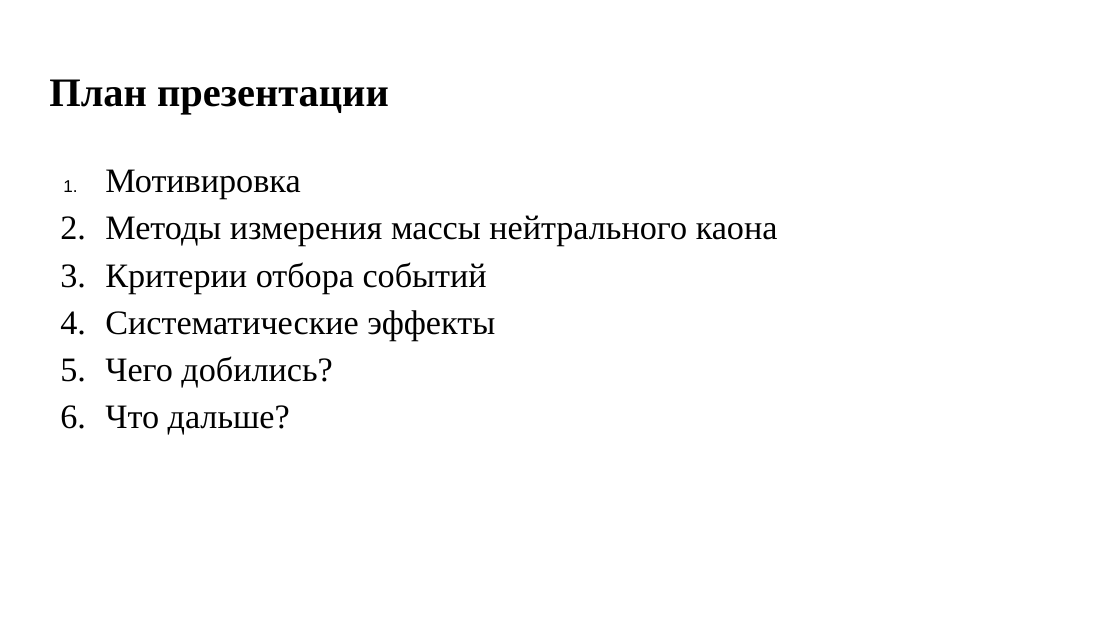
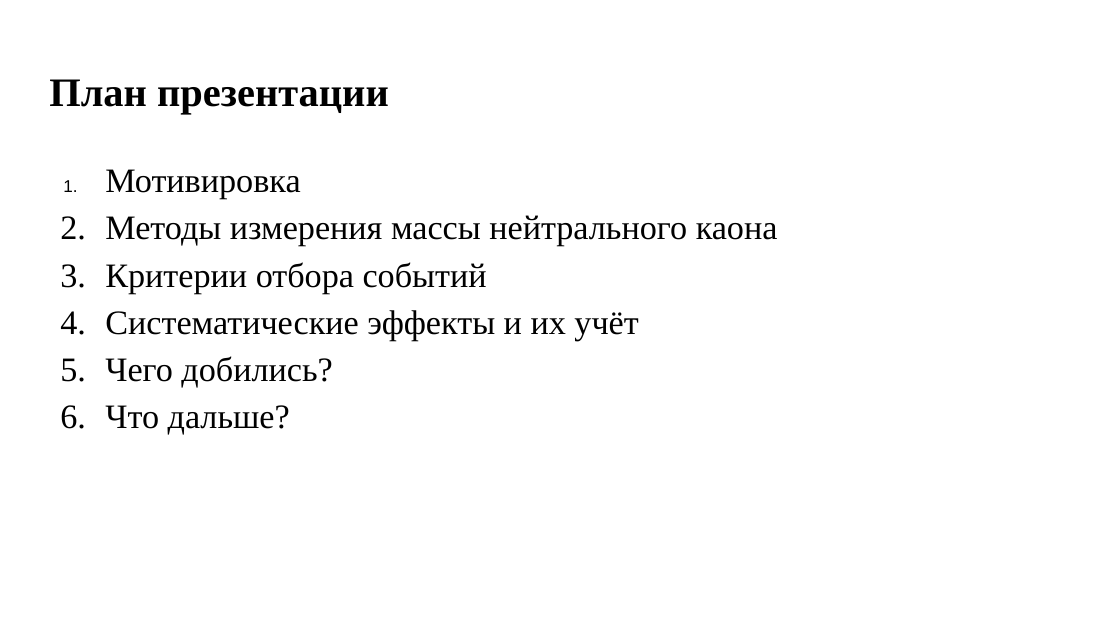
Before and after one commit to AliensWithdrawPeople/KaonMassMeasure, a slide deck: slide 2 of presentation and text/Семинар КМД.pptx. Drawn at 1120x630 pixels with LibreOffice and Linux fonts; fonts in the diff are those of the drawing. Boxes give left, top, right and bottom in pixels: in the first picture for what was removed or moved away, otherwise in the second. Text is boxed around its words. In the diff, an @@ line names an element or a change of style, - is before the commit and + after.

```diff
--- a/presentation and text/Семинар КМД.pptx
+++ b/presentation and text/Семинар КМД.pptx
@@ text at (105, 310, 638, 341): text changed @@
-4. Систематические эффекты
+4. Систематические эффекты и их учёт
```
Also in this commit, not shown: 3 other slides changed, 13 slides added, 1 slide removed.
